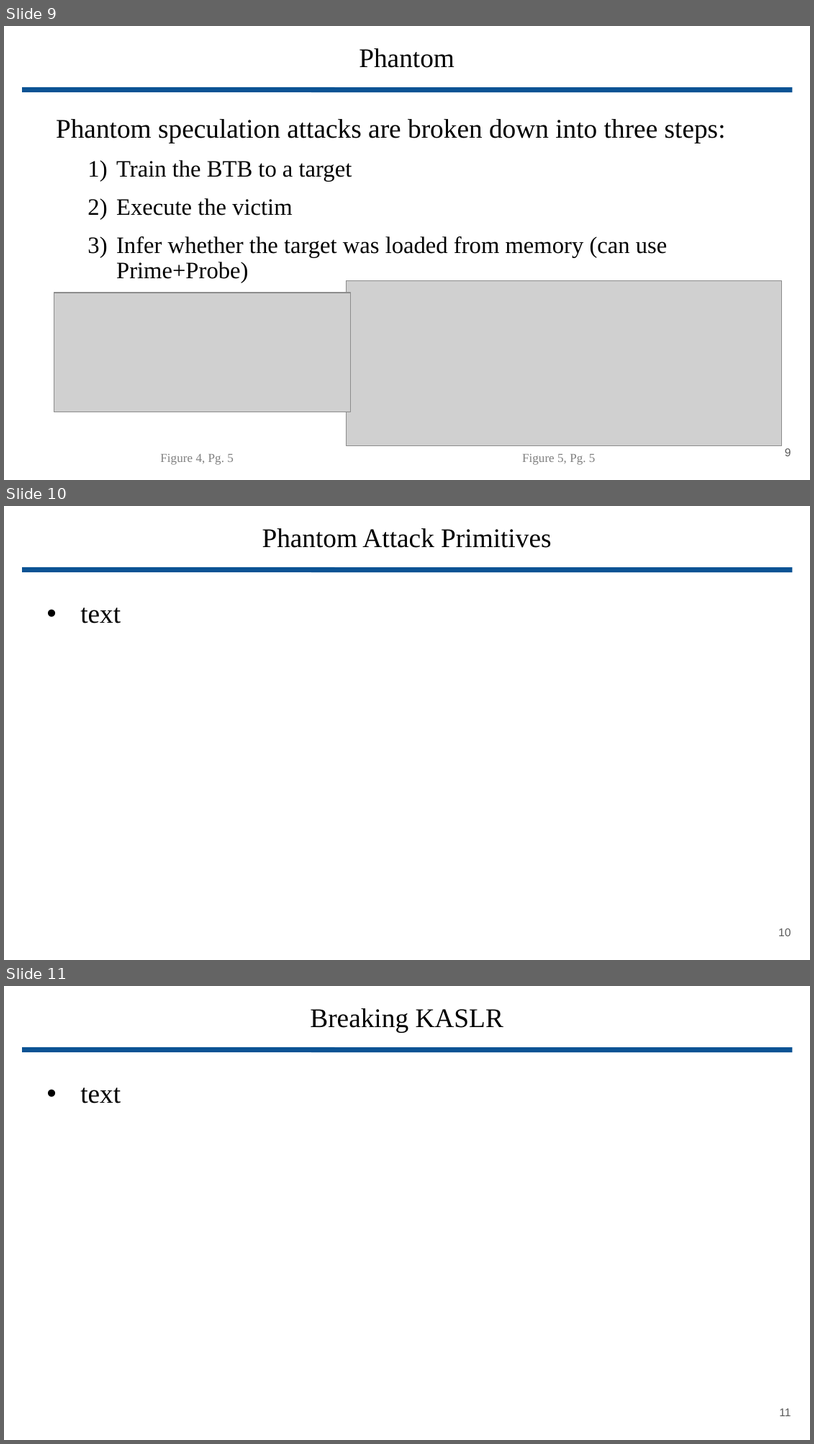
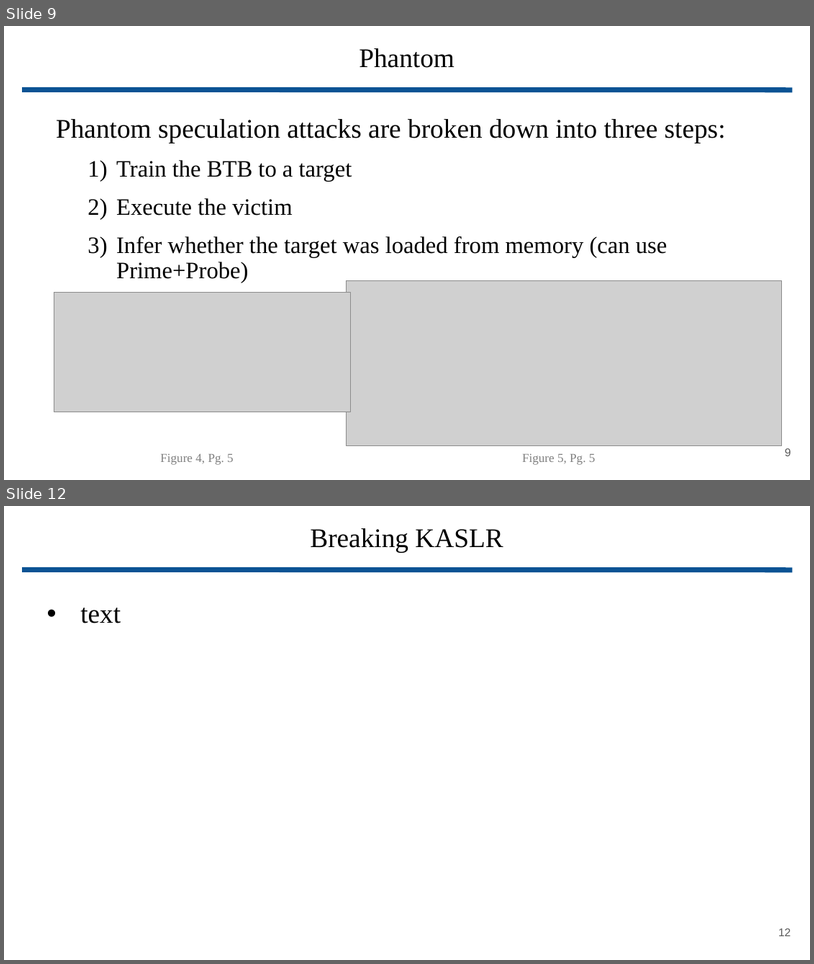
Before and after one commit to wbuz24/grad-research, a slide deck: presentations/Phantom.pptx. Shown one above the other, each under a label of ours: slides 9, 10 and 11 before the commit, slides 9 and 12 after it; the slides between them are not shown. The pictures are 814x1444 and 814x964 pixels, drawn with LibreOffice and Linux fonts; fonts in the diff are those of the drawing; grey boxes stand for pictures. Boxes give left, top, right and bottom in pixels: in the first picture for what was removed or moved away, otherwise in the second. Text is boxed around its words. In the diff, an @@ line names an element or a change of style, - is before the commit and + after.

Commit message:
Phantom save

```diff
--- a/presentations/Phantom.pptx
+++ b/presentations/Phantom.pptx
@@ slide 10 removed at [4,506,810,960], background #FFFFFF @@
@@ title removed at [262,528,551,548] @@
-Phantom Attack Primitives
@@ line removed from (22, 569) to (792, 569) @@
@@ text removed at [80,608,121,623] @@
-• text
@@ page number removed at [779,928,791,936] @@
-10
@@ what was slide 11 is now slide 12 @@
@@ page number at [779,928,791,936]: text changed @@
-11
+12
```
Also in this commit, not shown: 5 slides changed, 2 slides added.
